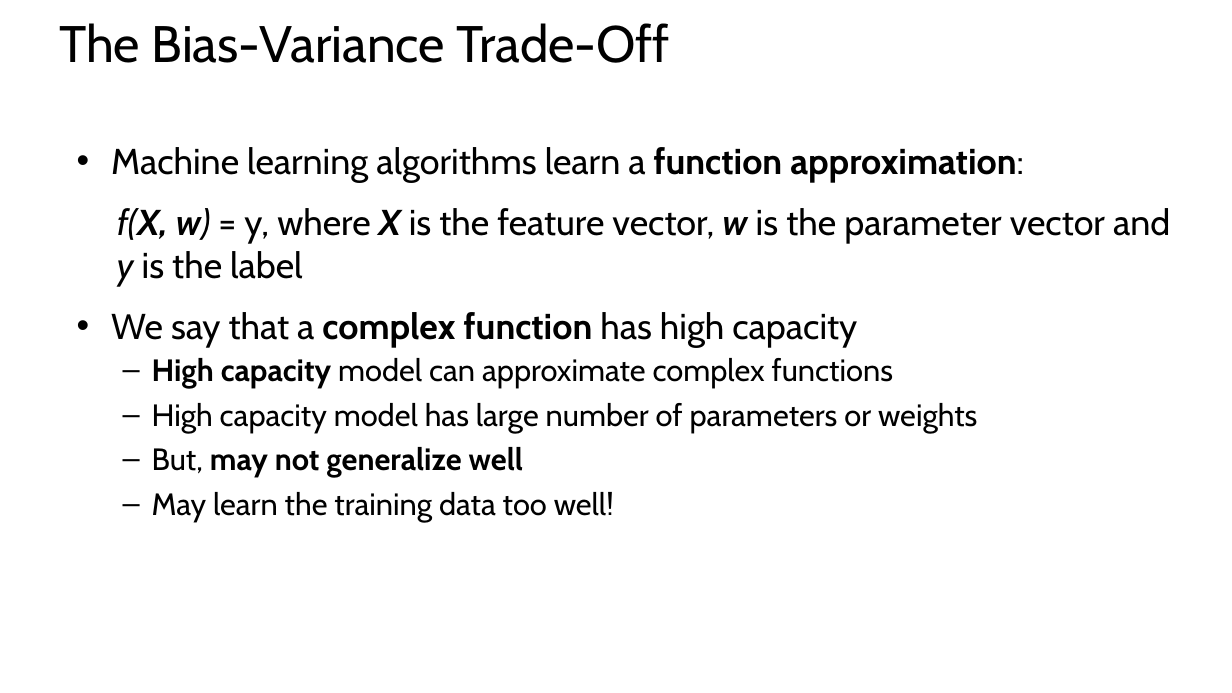
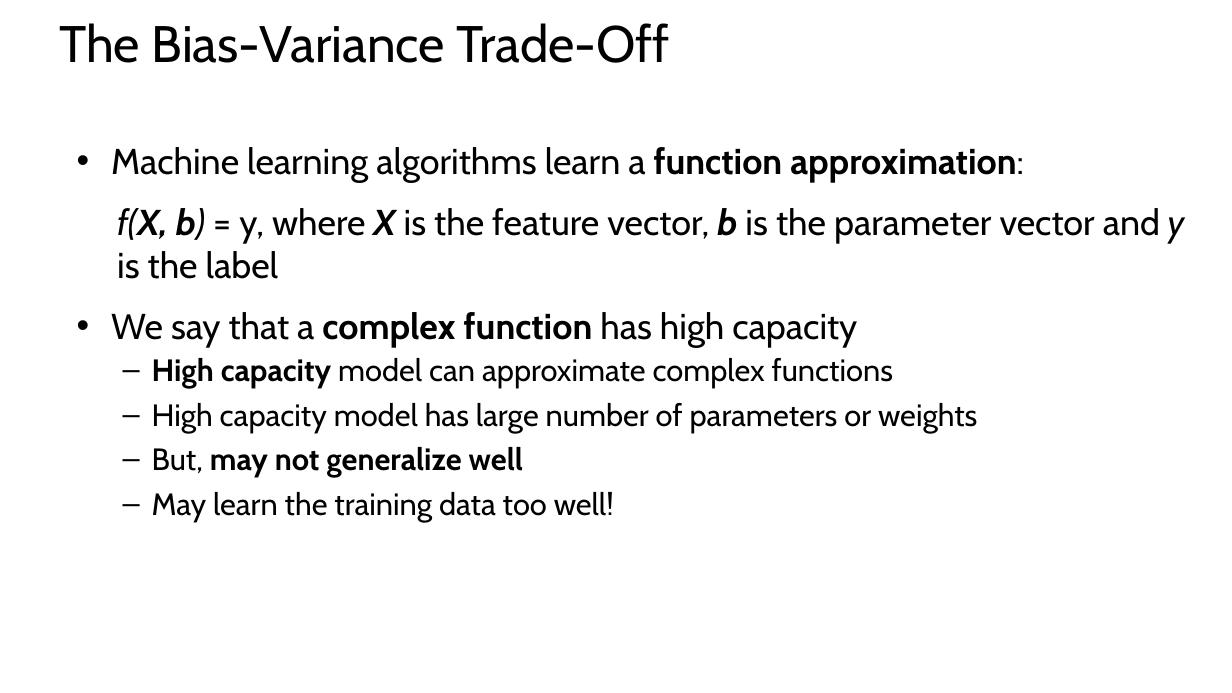
Before and after one commit to StephenElston/CSCI-E25, a slide deck: slide 13 of Slides/4_MachineLearningForCV.pptx. Drawn at 1232x693 pixels with LibreOffice and Linux fonts; fonts in the diff are those of the drawing. Boxes give left, top, right and bottom in pixels: in the first picture for what was removed or moved away, otherwise in the second. Text is boxed around its words. In the diff, an @@ line names an element or a change of style, - is before the commit and + after.

```diff
--- a/Slides/4_MachineLearningForCV.pptx
+++ b/Slides/4_MachineLearningForCV.pptx
@@ text at [117,208,1184,279]: text changed @@
-f(X, w) = y, where X is the feature vector, w is the parameter vector and y is the label
+f(X, b) = y, where X is the feature vector, b is the parameter vector and y is the label
```
Also in this commit, not shown: 6 other slides changed.
